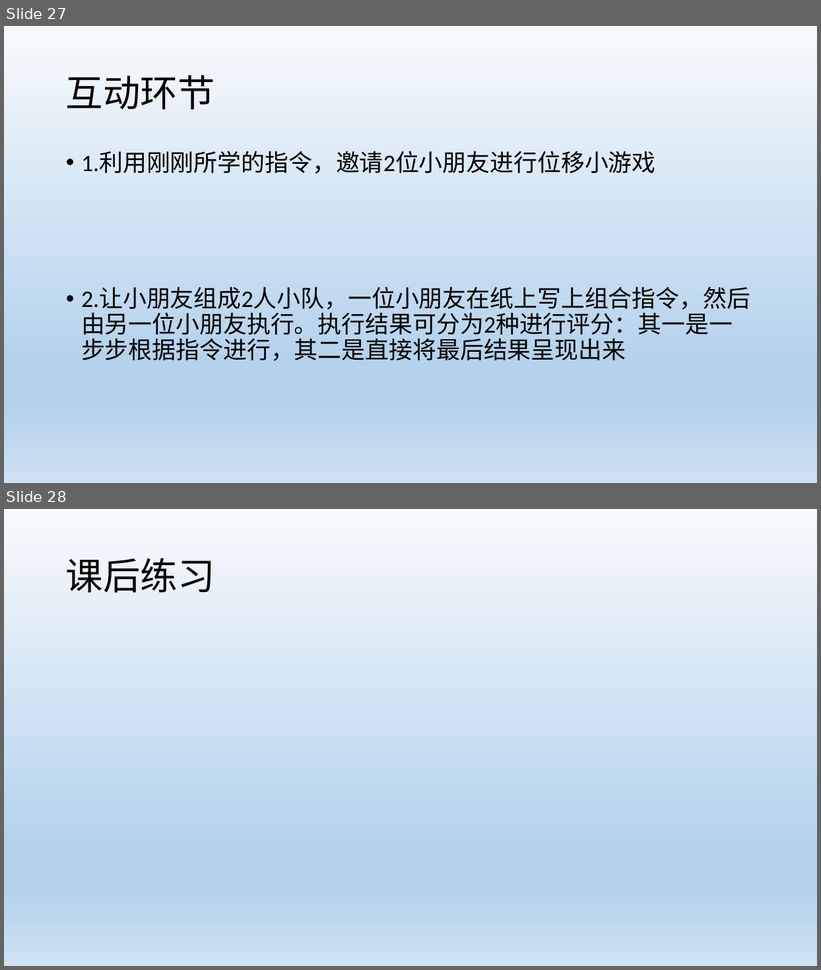
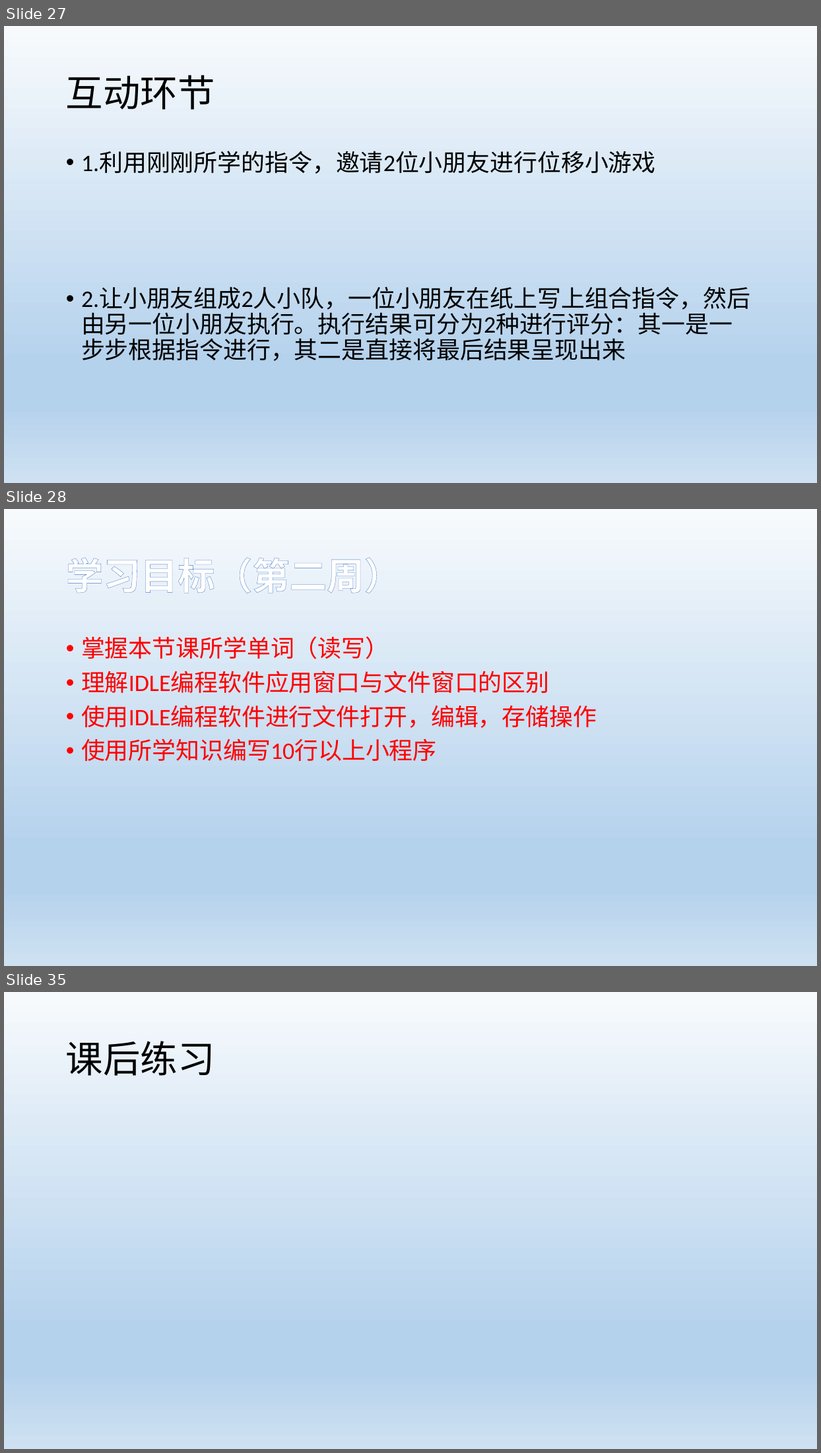
Before and after one commit to HKingdoom/learngit, a slide deck: Python01.pptx. Shown one above the other, each under a label of ours: slides 27 and 28 before the commit, slides 27, 28 and 35 after it; the slides between them are not shown. The pictures are 821x970 and 821x1453 pixels, drawn with LibreOffice and Linux fonts; fonts in the diff are those of the drawing. Boxes give left, top, right and bottom in pixels: in the first picture for what was removed or moved away, otherwise in the second. Text is boxed around its words. In the diff, an @@ line names an element or a change of style, - is before the commit and + after.

```diff
--- a/Python01.pptx
+++ b/Python01.pptx
@@ slide 28 added at <box>4,509,817,966</box>, background gradient #F7FAFD to #B5D2EC to #CEE1F2 @@
@@ title added at <box>66,557,401,593</box>, 44 pt, text #FFFFFF, bold @@
+学习目标（第二周）
@@ text added at <box>81,636,597,761</box>, 28 pt, text #FF0000 @@
+• 掌握本节课所学单词（读写）
+• 理解IDLE编程软件应用窗口与文件窗口的区别
+• 使用IDLE编程软件进行文件打开，编辑，存储操作
+• 使用所学知识编写10行以上小程序
@@ what was slide 28 is now slide 35 @@
```
Also in this commit, not shown: 6 other slides added, 6 slides removed.
